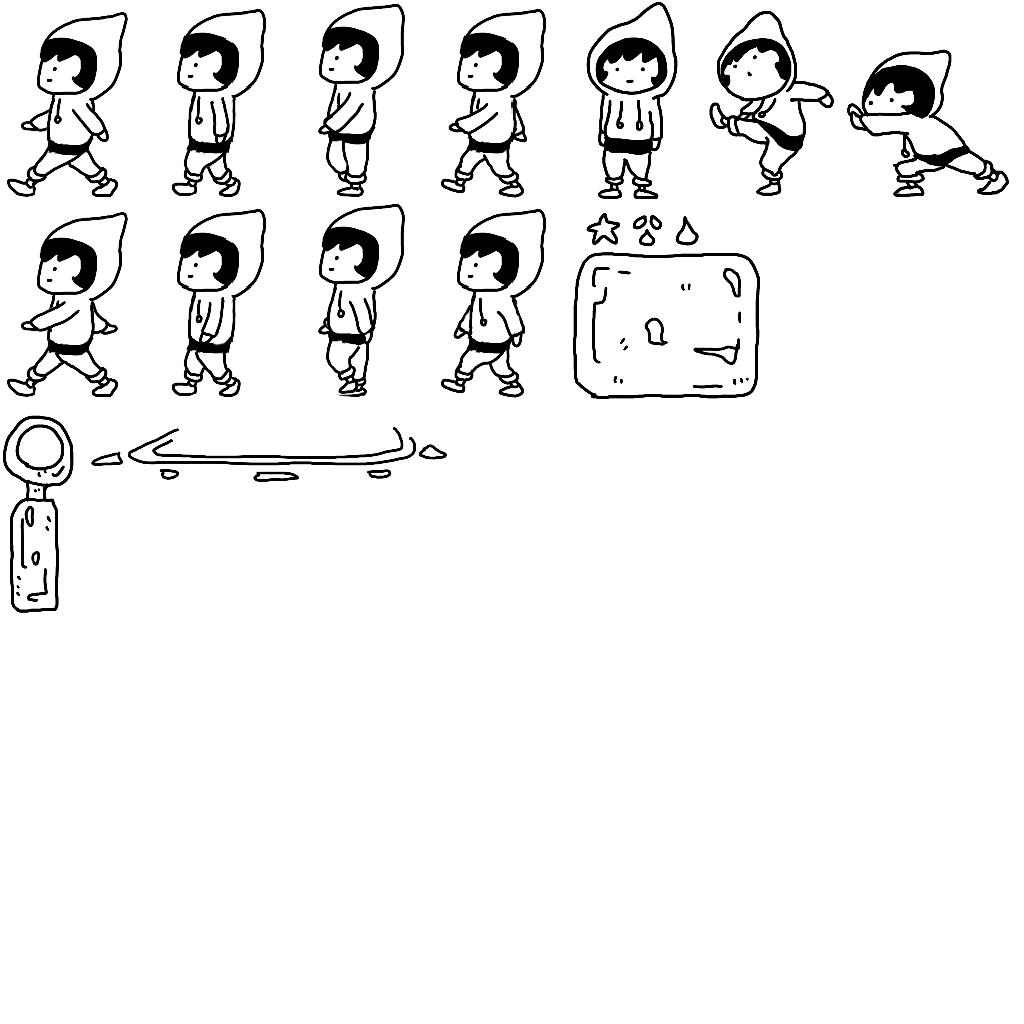
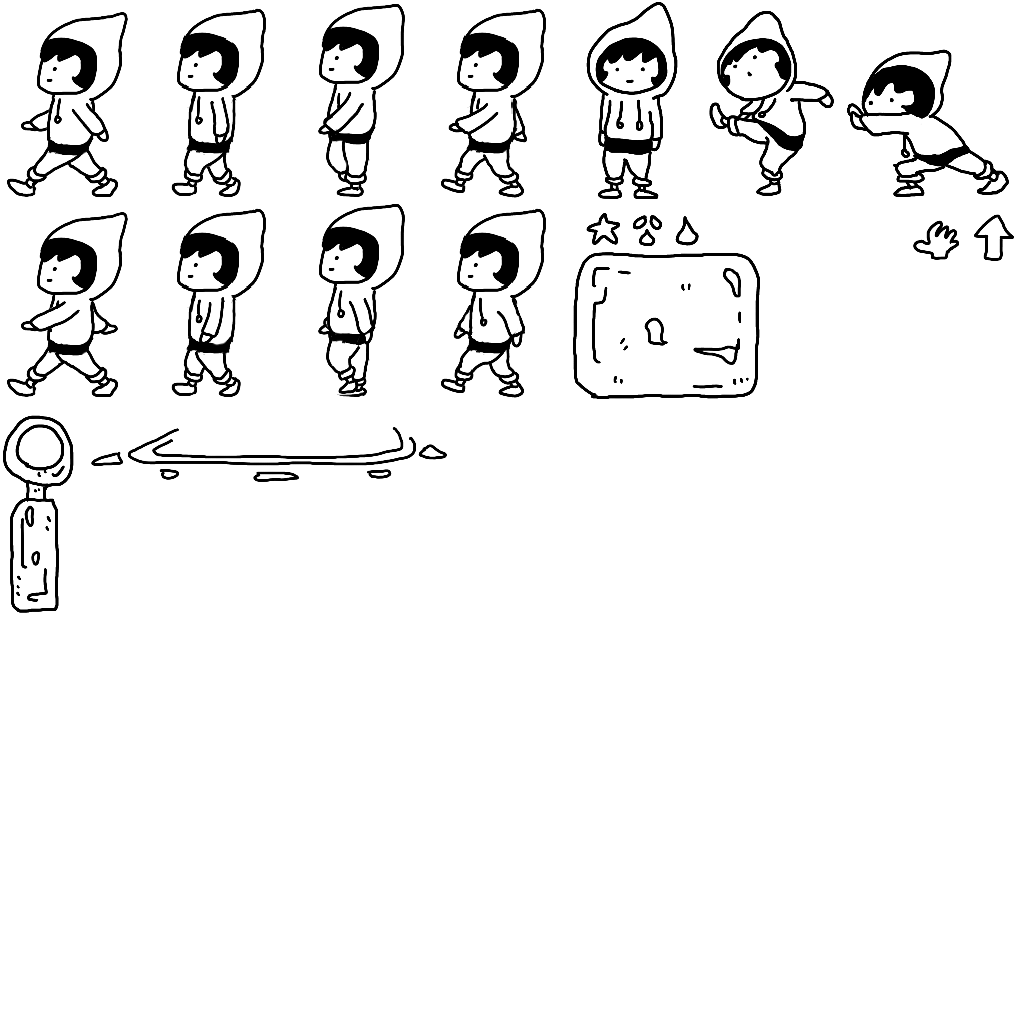
The second 1024 × 1024 image is a revision of the first. Changes to its layers:
added group "カーソル" with 2 layers above "レイヤー 128" over [913, 214, 1014, 261]
added layer "レイヤー 58" in group "カーソル" over [974, 214, 1014, 261]
added layer "レイヤー 57" in group "カーソル" over [913, 220, 959, 260]
